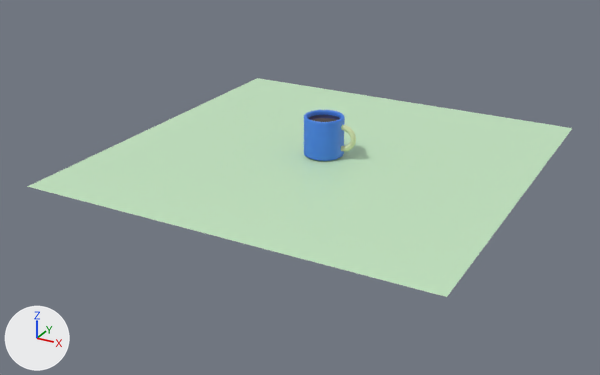
An edit to the glTF model cup.glb, drawn before and after from the same camera.
Camera for both pictures: a camera (50 mm lens) standing at (17.6, -34.4, 14.1) and looking at (-0.5, -1.5, -2.4). Every picture has the same lights, and +X, +Y and +Z are marked at lower left. Where no turn or scale is listed for an object, it has been applied to the vertices. Vertices at the same position are counted once.

The scene before the commit, as lines of its bpy script (objects in view):
```python
me_トーラス = bpy.data.meshes.new('トーラス')
me_トーラス.from_pydata(...)  # a torus around y (ring radius 0.546, tube radius 0.137) spanning x -0.683..0.683, y -0.137..0.137, z -0.683..0.683
me_トーラス.materials.append(mat_blue_001)  # green #dbe7b3
me_円柱 = bpy.data.meshes.new('円柱')
me_円柱.from_pydata(...)  # 1088 vertices, 2172 faces; spans x -1.0..1.0, y -1.0..1.0, z -1.0..1.0
# faces by material slot: [2142, 30]
me_円柱.materials.append(mat_blue)  # blue #4382e7
me_円柱.materials.append(mat_blown)  # brown #311b1a
me_平面 = bpy.data.meshes.new('平面')
me_平面.from_pydata([(-10.0, -10.0, 0.0), (10.0, -10.0, 0.0), (-10.0, 10.0, 0.0), (10.0, 10.0, 0.0)], [], [(0, 1, 3), (0, 3, 2)])
me_平面.materials.append(mat_ground)  # green #c5e7c2
ob_トーラス = bpy.data.objects.new('トーラス', me_トーラス)
ob_トーラス.location = (1.04, 0.02, 0.03)
ob_円柱 = bpy.data.objects.new('円柱', me_円柱)
ob_円柱.location = (0.0, 0.0, 0.0)
ob_平面 = bpy.data.objects.new('平面', me_平面)
ob_平面.location = (0.0, 0.0, -1.04)
```
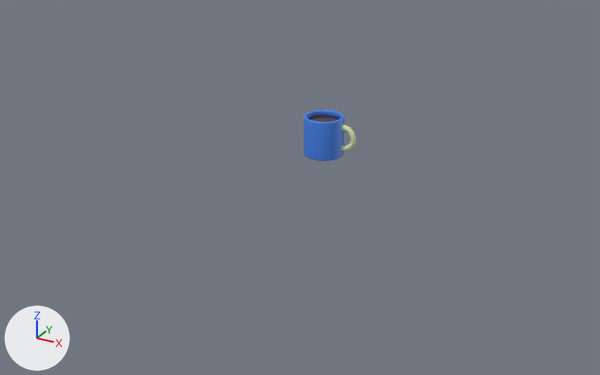
Where the change shows, as pixel boxes [x1, y1, x2, y2] in the pictures (600 x 375 px):
'平面', deleted: before [27, 78, 572, 297]
'トーラス', deleted: before [341, 125, 356, 151]
part 1 of me_円柱, added: after [341, 125, 356, 151]

Edits to the bpy script that builds the scene:
```text
Change me_円柱:
    where me_円柱.from_pydata(...)  # 1088 vertices, 2172 faces; spans x -1.0..1.0, y -1.0..1.0, z -1.0..1.0
    used by ob_円柱; location = (0.0, 0.0, 0.0)
    me_円柱 part 1: a new loose piece, a torus around y (ring radius 0.55, tube radius 0.14) spanning x 0.36..1.72, y -0.12..0.15, z -0.65..0.71, in mat_blue_001 (green #dbe7b3)
    add me_円柱.materials.append(mat_blue_001)  # green #dbe7b3
Remove ob_トーラス:
    ob_トーラス = bpy.data.objects.new('トーラス', me_トーラス)
    ob_トーラス.location = (1.04, 0.02, 0.03)
Remove ob_平面:
    ob_平面 = bpy.data.objects.new('平面', me_平面)
    ob_平面.location = (0.0, 0.0, -1.04)
```
